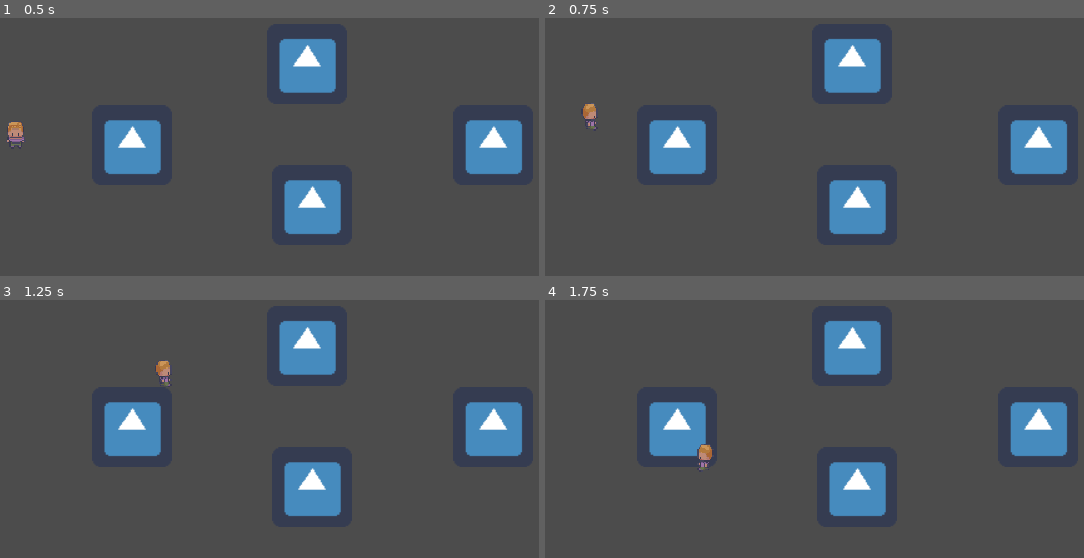
Above: before the commit, frames 1-4 (two rows, left to right).
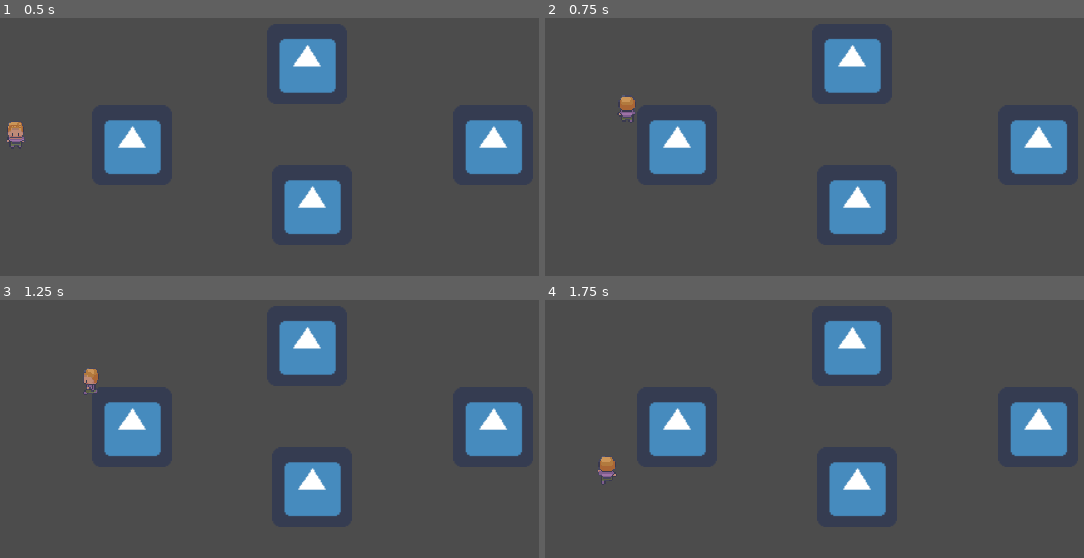
Above: after the commit, the same moments.

Repository: Thodorr/Project-Habicht-cRPG
Game: Godot game, scene res://Movement_TestArea.tscn
Same seed, same stepped clock (60 frames per second), same inputs: the game is played once before the commit and once after it. The engine's default icon, where the game draws it, is replaced by a stand-in: a white triangle on a blue panel in a dark square.
Inputs (mouse positions are in pixels of both pictures, inside the frame that each line leads up to):
- Up to frame 1 (0.5 s): no input
- Up to frame 2 (0.75 s): tap Enter at 0.5 s; move the mouse to (943, 157) at 0.52 s; hold Right (ui_right) from 0.53 s (still down); click (943, 157) at 0.6 s
- Up to frame 3 (1.25 s): keep holding Right (ui_right)
- Up to frame 4 (1.75 s): move the mouse to (609, 483) at 1.27 s; release Right (ui_right) at 1.28 s; hold Down (ui_down) from 1.28 s (still down); click (609, 483) at 1.35 s

Frame 1 is identical in both runs. In frame 2, 0.3% of the frame differs, in the area x 7-17%, y 29-44%; in frame 3, 0.3%; in frame 4, 0.4%, in the area x 9-31%, y 55-72%.

Commit message:
Add WASD-Movement

Diff:
--- a/Charakter.gd
+++ b/Charakter.gd
@@ -15,15 +15,20 @@
 var state = State.IDLE
 var direction = Vector2(0,0)
 
+var movement = Vector2(0,0)
+const ACCELERATION = 50
+
 func _ready():
 	nav_agent.connect("velocity_computed", self, "_on_velocity_computed")
 	animation_state.start("Idle")
+	state = State.IDLE
 
 func state_handler():
 	if nav_agent.is_navigation_finished():
 		state = State.IDLE
 
 func animation_player():
+
 	if state == State.MOVING:
 		animation_tree.set("parameters/Idle/blend_position", direction)
 		animation_tree.set("parameters/Walk/blend_position", direction)
@@ -33,7 +38,10 @@
 
 
 func _on_velocity_computed(velocity):
-	state = State.MOVING
+	if(velocity.x <= 5 && velocity.x >= -5 && velocity.y <= 5 && velocity.y >= -5):
+		state = State.IDLE
+	else:
+		state = State.MOVING
 	move_and_slide(velocity)
 
 func set_velocity():
@@ -46,13 +54,36 @@
 	var velocity: Vector2 = direction * nav_agent.max_speed
 	nav_agent.set_velocity(velocity)
 
+
 func _unhandled_input(_event):
 	if Input.is_action_just_pressed("left_mouse"):
 		may_move = true
 		nav_agent.set_target_location(get_global_mouse_position())
 
+func wsad_input_handler():
+	if Input.is_action_pressed("ui_up"):
+		movement.y = max(movement.y - ACCELERATION, -nav_agent.max_speed)
+	elif Input.is_action_pressed("ui_down"):
+		movement.y = min(movement.y + ACCELERATION, nav_agent.max_speed)
+	else:
+		movement.y = lerp(movement.y, 0, 0.3)
+
+	if Input.is_action_pressed("ui_right"):
+		movement.x = min(movement.x + ACCELERATION, nav_agent.max_speed)
+	elif Input.is_action_pressed("ui_left"):
+		movement.x = max(movement.x - ACCELERATION, -nav_agent.max_speed)
+	else:
+		movement.x = lerp(movement.x, 0, 0.3)
+
+	direction = movement.normalized()
+	return movement
+
 func _physics_process(_delta):
+	var velocity = wsad_input_handler()
+	print(velocity)
+	if velocity.x >= 0.1 || velocity.x <= -0.1 || velocity.y >= 0.1 || velocity.y <= -0.1:
+		_on_velocity_computed(velocity)
 	if may_move:
 		set_velocity()
-		state_handler()
-		animation_player()
+	state_handler()
+	animation_player()
--- a/Charakter.tscn
+++ b/Charakter.tscn
@@ -474,7 +474,7 @@
 "times": PoolRealArray( 0, 0.1, 0.2, 0.3, 0.4, 0.5 ),
 "transitions": PoolRealArray( 1, 1, 1, 1, 1, 1 ),
 "update": 1,
-"values": [ 118, 131, 132, 133, 134, 135 ]
+"values": [ 130, 131, 132, 133, 134, 135 ]
 }
 tracks/5/type = "value"
 tracks/5/path = NodePath("SpriteBundle/Outfit:flip_h")
@@ -483,6 +483,18 @@
 tracks/5/imported = false
 tracks/5/enabled = true
 tracks/5/keys = {
+"times": PoolRealArray( 0 ),
+"transitions": PoolRealArray( 1 ),
+"update": 1,
+"values": [ false ]
+}
+tracks/6/type = "value"
+tracks/6/path = NodePath("SpriteBundle/Body:flip_h")
+tracks/6/interp = 1
+tracks/6/loop_wrap = true
+tracks/6/imported = false
+tracks/6/enabled = true
+tracks/6/keys = {
 "times": PoolRealArray( 0 ),
 "transitions": PoolRealArray( 1 ),
 "update": 1,
@@ -695,6 +707,30 @@
 "update": 1,
 "values": [ 118, 119, 120, 121, 122, 123 ]
 }
+tracks/3/type = "value"
+tracks/3/path = NodePath("SpriteBundle/Outfit:frame")
+tracks/3/interp = 1
+tracks/3/loop_wrap = true
+tracks/3/imported = false
+tracks/3/enabled = true
+tracks/3/keys = {
+"times": PoolRealArray( 0, 0.1, 0.2, 0.3, 0.4, 0.5 ),
+"transitions": PoolRealArray( 1, 1, 1, 1, 1, 1 ),
+"update": 1,
+"values": [ 118, 119, 120, 121, 122, 123 ]
+}
+tracks/4/type = "value"
+tracks/4/path = NodePath("SpriteBundle/Outfit:offset")
+tracks/4/interp = 1
+tracks/4/loop_wrap = true
+tracks/4/imported = false
+tracks/4/enabled = true
+tracks/4/keys = {
+"times": PoolRealArray( 0, 0.1 ),
+"transitions": PoolRealArray( 1, 1 ),
+"update": 0,
+"values": [ Vector2( 0, 0 ), Vector2( -0.15, 0 ) ]
+}
 
 [sub_resource type="AnimationNodeAnimation" id=9]
 animation = "idle_left"
